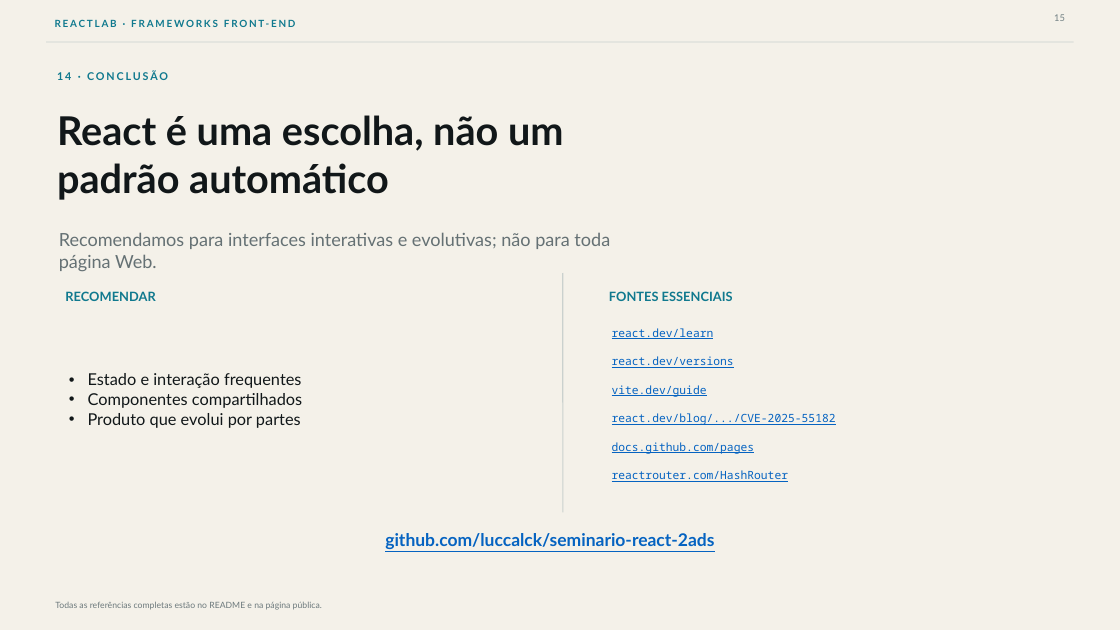
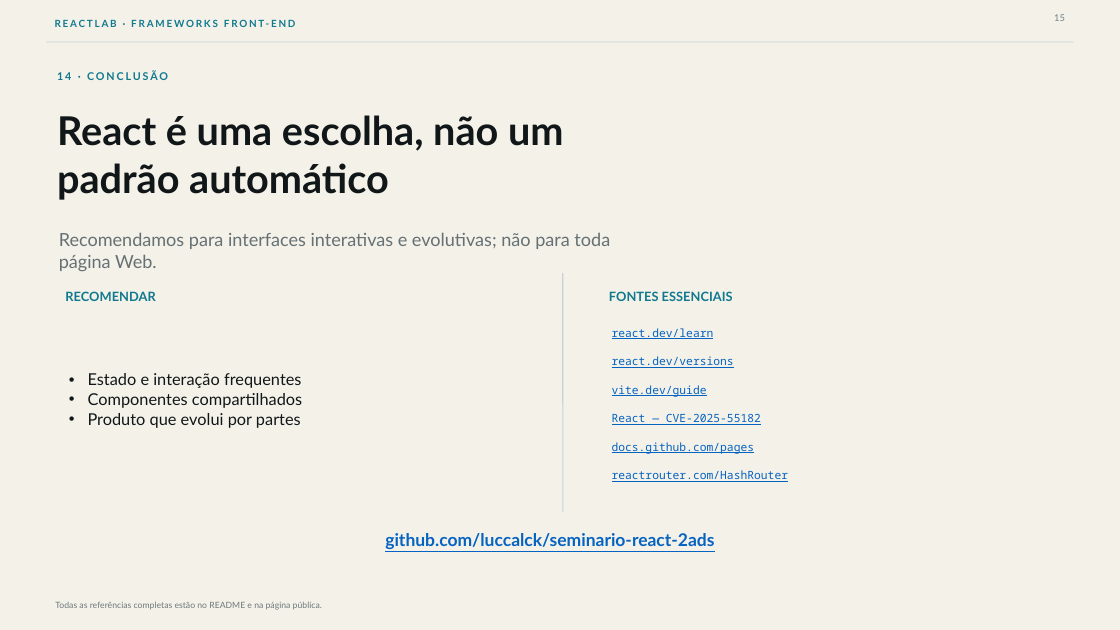
Before and after one commit to luccalck/seminario-react-2ads, a slide deck: slide 15 of ENTREGAVEIS/Seminario_React_2ADS.pptx. Drawn at 1120x630 pixels with LibreOffice and Linux fonts; fonts in the diff are those of the drawing. Boxes give left, top, right and bottom in pixels: in the first picture for what was removed or moved away, otherwise in the second. Text is boxed around its words. In the diff, an @@ line names an element or a change of style, - is before the commit and + after.

```diff
--- a/ENTREGAVEIS/Seminario_React_2ADS.pptx
+++ b/ENTREGAVEIS/Seminario_React_2ADS.pptx
@@ text at (612,414,761,425): text changed @@
-react.dev/blog/.../CVE-2025-55182
+React — CVE-2025-55182
```
Also in this commit, not shown: 9 other slides changed, 6 other files.
